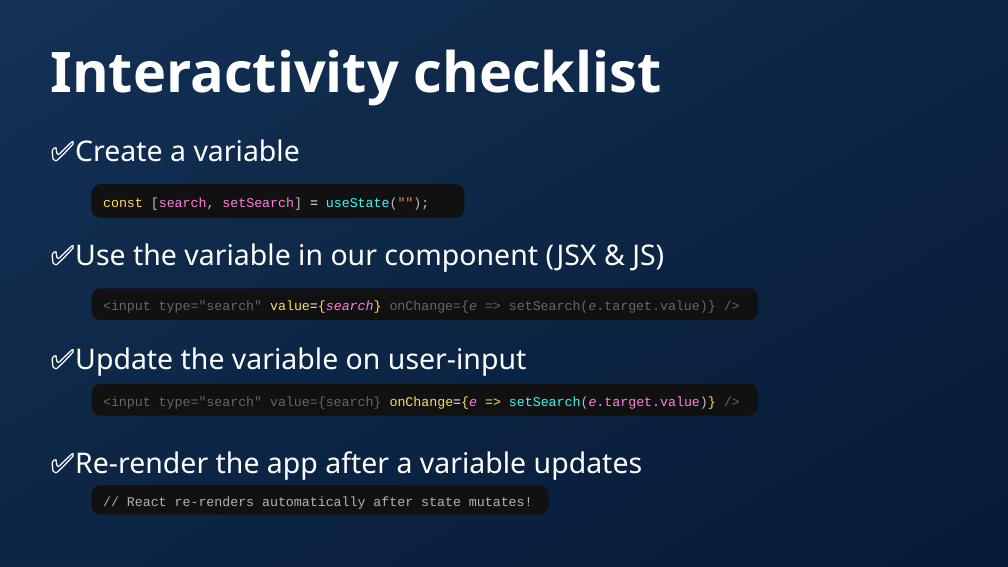
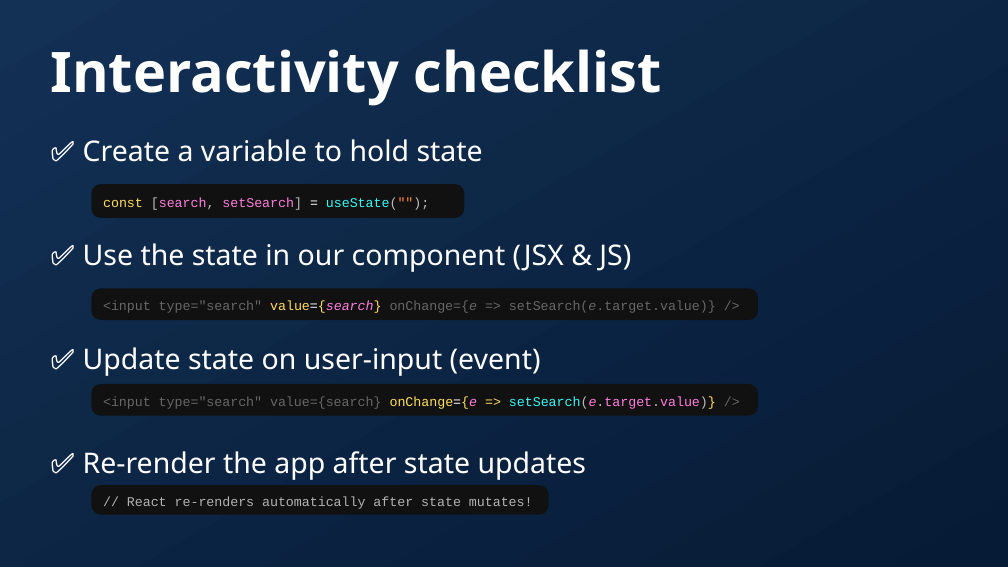
Before and after one commit to dytrws/dytrws, a slide deck: slide 26 of public/presentation.odp (slide 24 before the commit). Drawn at 1008x567 pixels with LibreOffice and Linux fonts; fonts in the diff are those of the drawing; background and template pictures are left out. Boxes give left, top, right and bottom in pixels: in the first picture for what was removed or moved away, otherwise in the second. Text is boxed around its words. In the diff, an @@ line names an element or a change of style, - is before the commit and + after.

```diff
--- a/public/presentation.odp
+++ b/public/presentation.odp
@@ text at bbox=[83, 139, 631, 480]: text changed @@
-✅Create a variable
-✅Use the variable in our component (JSX & JS)
-✅Update the variable on user-input
-✅Re-render the app after a variable updates
+✅ Create a variable to hold state
+✅ Use the state in our component (JSX & JS)
+✅ Update state on user-input (event)
+✅ Re-render the app after state updates
```
Also in this commit, not shown: 18 other slides changed, 16 slides added, 9 slides removed, 49 other files.
